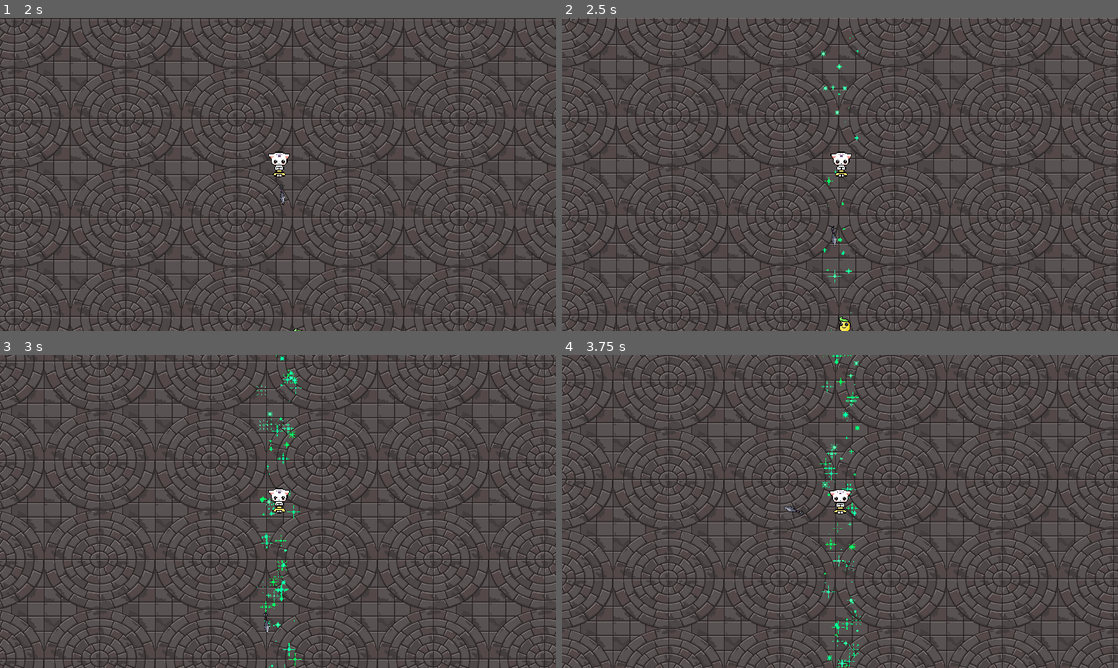
Above: before the commit, frames 1-4 (two rows, left to right).
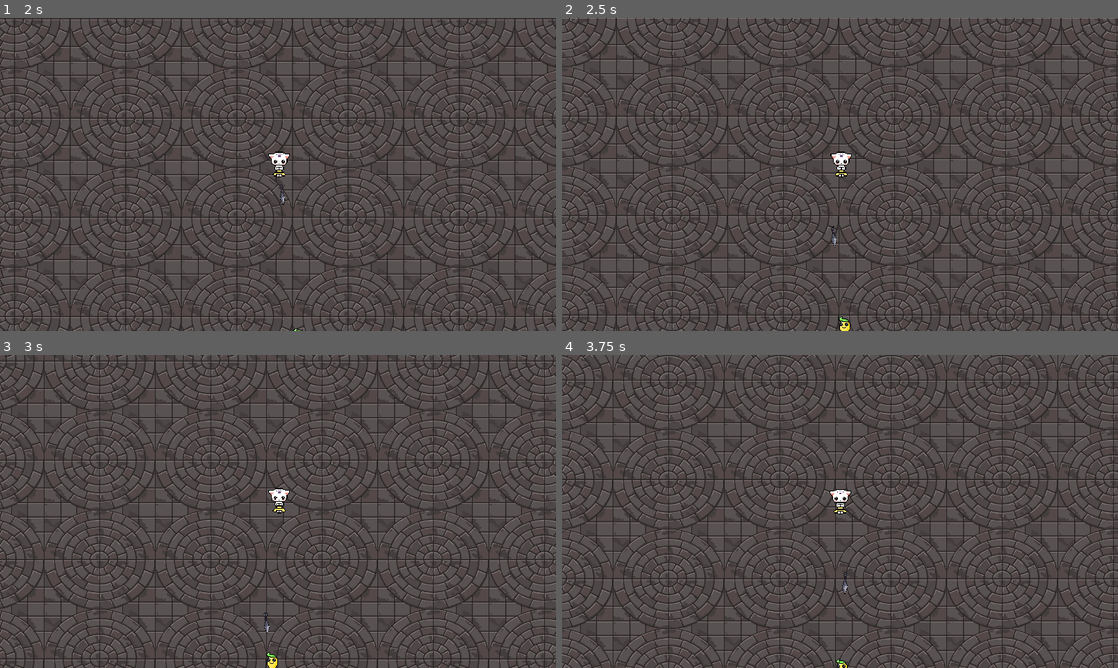
Above: after the commit, the same moments.

Repository: RushMaster007/Vampire_Clone
Game: Godot game, scene res://World/world.tscn
Same seed, same stepped clock (60 frames per second), same inputs: the game is played once before the commit and once after it.
Inputs:
- Up to frame 1 (2 s): tap Enter at 0.5 s; hold D (right) 0.53-1.28 s; hold S (down) from 1.28 s (still down)
- Up to frame 2 (2.5 s): release S (down) at 2.03 s; hold D (right) from 2.03 s (still down)
- Up to frame 3 (3 s): release D (right) at 2.78 s; hold W (up) from 2.78 s (still down)
- Up to frame 4 (3.75 s): release W (up) at 3.53 s; hold A (left) from 3.53 s (still down)

Frame 1 is identical in both runs. In frame 2, 0.1% of the frame differs, in the area x 46-54%, y 5-100%; in frame 3, 0.4%; in frame 4, 0.5%, in the area x 39-54%, y 0-100%.

Commit message:
Hid and disabled glitter because it is too OP. Simplified hitbox und hurtbox code, because we only need one type of hurtbox.

Diff:
--- a/Player/Attack/glitter.tscn
+++ b/Player/Attack/glitter.tscn
@@ -29,7 +29,8 @@
 anim_speed_min = 0.5
 anim_speed_max = 1.0
 
-[node name="glitter" type="Area2D" groups=["attack"]]
+[node name="glitter" type="Area2D"]
+visible = false
 show_behind_parent = true
 collision_layer = 4
 collision_mask = 0
--- a/Player/Attack/knife.tscn
+++ b/Player/Attack/knife.tscn
@@ -18,7 +18,6 @@
 [node name="CollisionShape2D" type="CollisionShape2D" parent="."]
 position = Vector2(-3.40972e-07, -4.15478e-07)
 rotation = -0.785398
-scale = Vector2(1, 1)
 shape = SubResource("RectangleShape2D_alpql")
 
 [node name="Sprite2D" type="Sprite2D" parent="."]
--- a/Utility/hit_box.gd
+++ b/Utility/hit_box.gd
@@ -1,16 +1,4 @@
-#Hitbox: I'm hitting
-#HurtBox: I'm hurting
 extends Area2D
 
 @export var damage = 1
 @onready var collision = $CollisionShape2D
-@onready var disableTimer = $DisableHitBoxTimer
-
-func tempdisable():
-	#disable hitbox collision ofr a specified time
-	collision.call_deferred("set","disabled",true)
-	disableTimer.start()
-
-func _on_disable_hit_box_timer_timeout():
-	#enable hitbox collision
-	collision.call_deferred("set","disabled",false)
--- a/Utility/hit_box.tscn
+++ b/Utility/hit_box.tscn
@@ -8,9 +8,3 @@
 script = ExtResource("1_sm16f")
 
 [node name="CollisionShape2D" type="CollisionShape2D" parent="."]
-
-[node name="DisableHitBoxTimer" type="Timer" parent="."]
-wait_time = 0.5
-one_shot = true
-
-[connection signal="timeout" from="DisableHitBoxTimer" to="." method="_on_disable_hit_box_timer_timeout"]
--- a/Utility/hurt_box.gd
+++ b/Utility/hurt_box.gd
@@ -1,54 +1,19 @@
-# Hitbox: I'm hitting
-# HurtBox: I'm hurting
 extends Area2D
-
-# defines the style of the hitbox
-@export_enum("Cooldown", "HitOnce", "DisableHitBox") var HurtBoxType = 0
 
 @onready var collision = $CollisionShape2D
 @onready var disableTimer = $DisableTimer
 
-# signal: build-in condition, taht casn trigger a function in another script
-# aretype can detect collisions => sends signal
-# exmp hitbox enters the hurtbox => then we send a signal
 signal hurt(damage)
 
-#####THEORY TIME######
-# Signal Up: use signals to call a parent script
-# Call Down: don't call a function of a parent
-
-
-
 func _on_area_entered(area):
-	# area: area that enters this one (hitBox)
 	if area.is_in_group("attack"):
-		# does the area have the variable damage?
-		# we need it to have it, or erros will occur
 		if not area.get("damage") == null:
-			# pretty much a switch statement
-			match HurtBoxType:
-				0: # Cooldown
-					# disable collisionshape for specified time
-					collision.call_deferred("set", "disabled", true)
-					#start the timer
-					# when timer is done it will be reanabled
-					disableTimer.start()
-				1: # HitOnce
-					pass
-				2: # DisableHitBox
-					# user defined method
-					if area.has_method("tempdisable"):
-						#disable the method if it has it
-						area.tempdisable()
+			collision.call_deferred("set", "disabled", true)
+			disableTimer.start()
 			var damage = area.damage
-			# when we emit the signal it's going to send in the areas damage
 			emit_signal("hurt", damage)
 			if area.has_method("enemy_hit"):
 				area.enemy_hit(1)
 
-
-
-
 func _on_disable_timer_timeout():
-# enable collisionshape
 	collision.call_deferred("set", "disabled", false)
